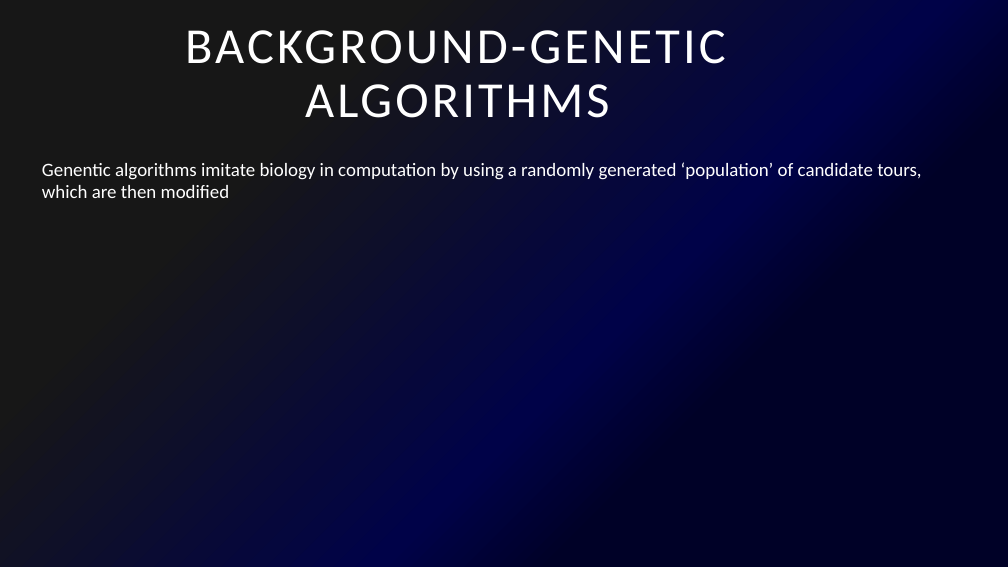
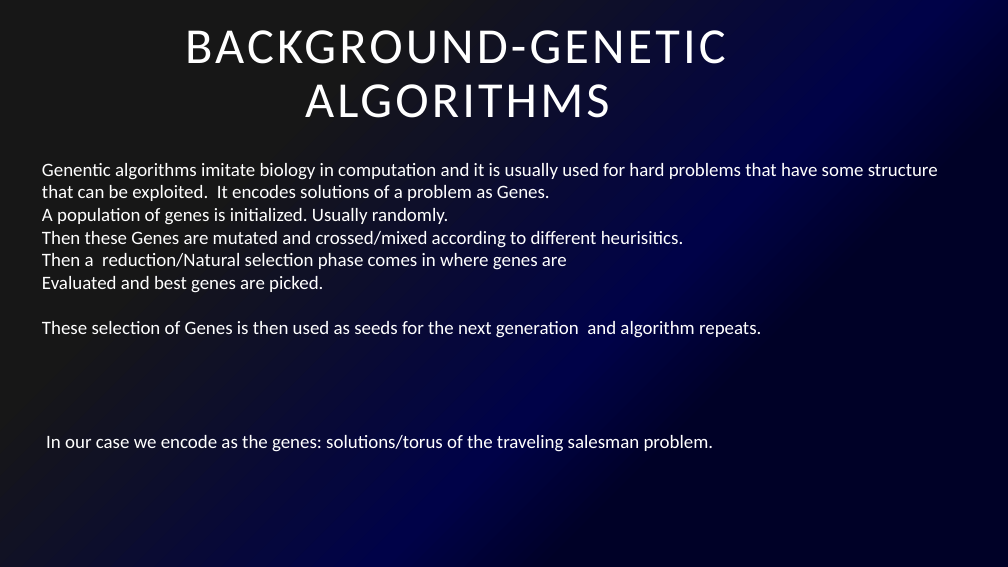
Before and after one commit to CuteLoop/Traveling-salesman-GPU, a slide deck: slide 4 of Cuda Accelerated implementation of Traveling Salesman Problem using.pptx. Drawn at 1008x567 pixels with LibreOffice and Linux fonts; fonts in the diff are those of the drawing. Boxes give left, top, right and bottom in pixels: in the first picture for what was removed or moved away, otherwise in the second. Text is boxed around its words. In the diff, an @@ line names an element or a change of style, - is before the commit and + after.

```diff
--- a/Cuda Accelerated implementation of Traveling Salesman Problem using.pptx
+++ b/Cuda Accelerated implementation of Traveling Salesman Problem using.pptx
@@ text at (42, 163, 938, 452): text changed @@
-Genentic algorithms imitate biology in computation by using a randomly generated ‘population’ of candidate tours, which are then modified
+Genentic algorithms imitate biology in computation and it is usually used for hard problems that have some structure that can be exploited. It encodes solutions of a problem as Genes.
+A population of genes is initialized. Usually randomly.
+Then these Genes are mutated and crossed/mixed according to different heurisitics.
+Then a reduction/Natural selection phase comes in where genes are
+Evaluated and best genes are picked.
+These selection of Genes is then used as seeds for the next generation and algorithm repeats.
+In our case we encode as the genes: solutions/torus of the traveling salesman problem.
```
Also in this commit, not shown: 3 other slides changed, 4 slides added, 7 other files.
